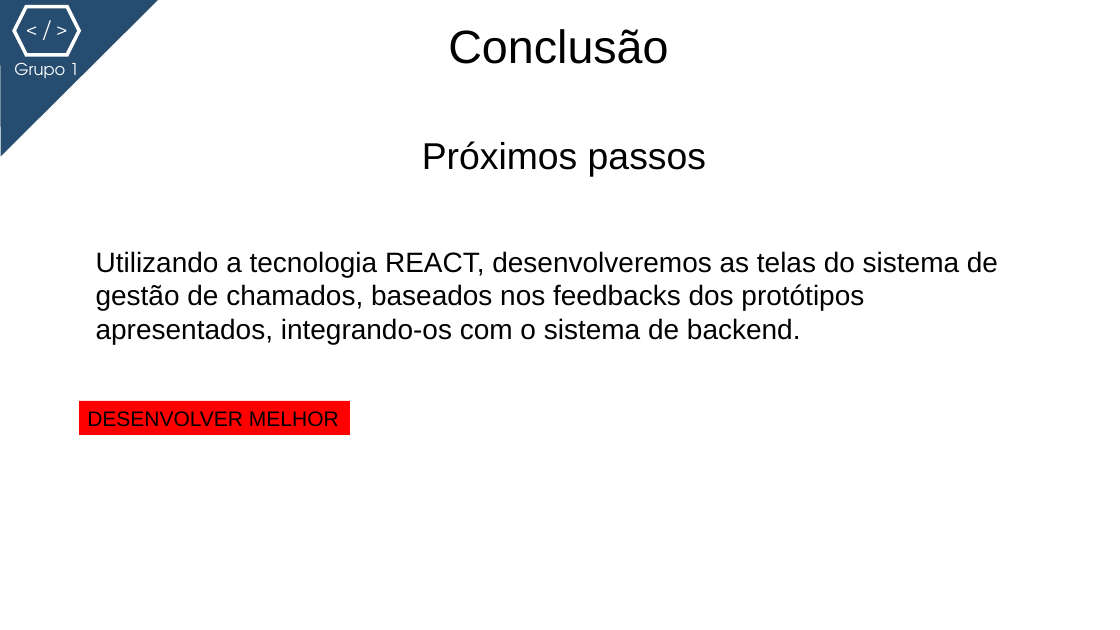
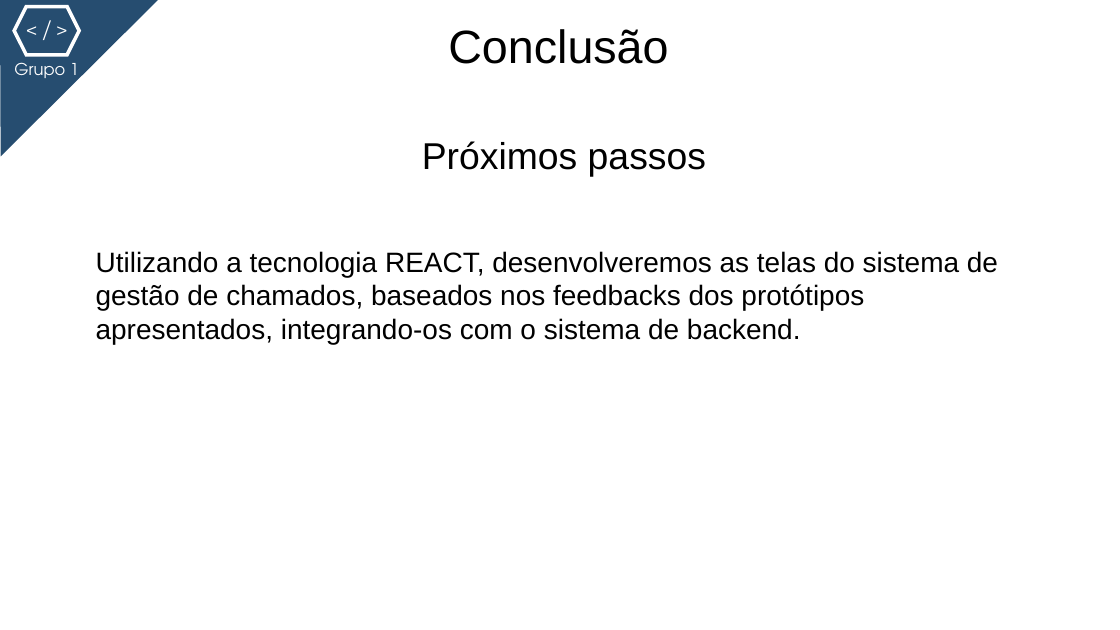
Before and after one commit to bernalourodri/Grupo1, a slide deck: slide 10 of AP1_pos_feedback.pptx. Drawn at 1120x630 pixels with LibreOffice and Linux fonts; fonts in the diff are those of the drawing. Boxes give left, top, right and bottom in pixels: in the first picture for what was removed or moved away, otherwise in the second. Text is boxed around its words. In the diff, an @@ line names an element or a change of style, - is before the commit and + after.

```diff
--- a/AP1_pos_feedback.pptx
+++ b/AP1_pos_feedback.pptx
@@ rectangle removed at <box>79,401,350,434</box> @@
-DESENVOLVER MELHOR
```
Also in this commit, not shown: 1 other slide changed.
